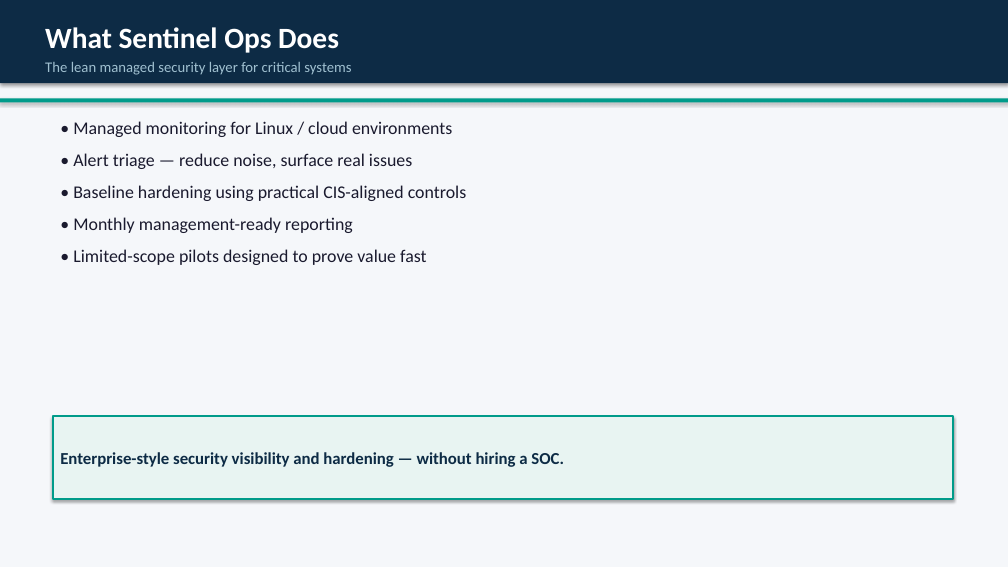
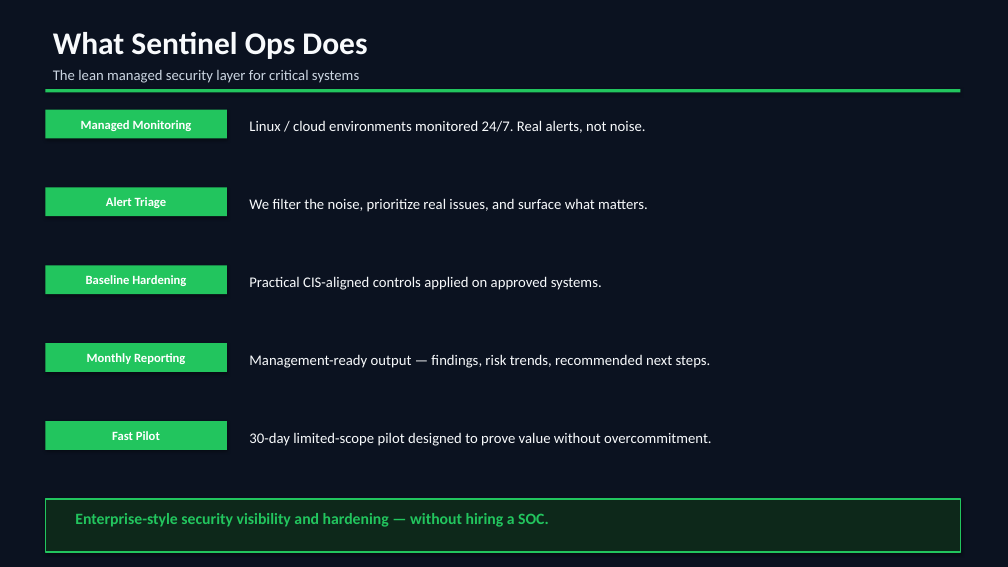
Before and after one commit to joseph118789-max/sentinel-ops, a slide deck: slide 3 of sales/Sentinel_Ops_Sales_Deck.pptx. Drawn at 1008x567 pixels with LibreOffice and Linux fonts; fonts in the diff are those of the drawing. Boxes give left, top, right and bottom in pixels: in the first picture for what was removed or moved away, otherwise in the second. Text is boxed around its words. In the diff, an @@ line names an element or a change of style, - is before the commit and + after.

Commit message:
feat: professional dark-theme 9-slide sales deck v2

```diff
--- a/sales/Sentinel_Ops_Sales_Deck.pptx
+++ b/sales/Sentinel_Ops_Sales_Deck.pptx
@@ background #F5F7FA to #0B1220 @@
@@ rectangle removed at [0, 0, 1008, 83] @@
@@ text "What Sentinel Ops Does": place and size @@
-text "What Sentinel Ops Does" at [45, 27, 339, 53]
+text "What Sentinel Ops Does" at [53, 32, 367, 59]
@@ text "What Sentinel Ops Does" at [53, 32, 367, 59]: size 28 to 30 pt, text colour #FFFFFF to #F8FAFC @@
@@ text "The lean managed security layer ...": place and size @@
-text "The lean managed security layer ..." at [45, 62, 351, 75]
+text "The lean managed security layer ..." at [53, 69, 359, 83]
@@ text "The lean managed security layer ..." at [53, 69, 359, 83]: text colour #A0C0D0 to #CBD5E1 @@
@@ rectangle: place and size @@
-rectangle at [0, 98, 1008, 103]
+rectangle at [45, 89, 960, 92]
@@ rectangle at [45, 89, 960, 92]: fill #009B8A to #22C55E @@
@@ rectangle added at [45, 110, 227, 138], fill #22C55E, 12 pt, text #FFFFFF, bold @@
+Managed Monitoring
@@ text at [249, 120, 646, 133]: text changed; size 17 to 14 pt; text colour #1A1A2E to #F8FAFC @@
-• Managed monitoring for Linux / cloud environments
-• Alert triage — reduce noise, surface real issues
-• Baseline hardening using practical CIS-aligned controls
-• Monthly management-ready reporting
-• Limited-scope pilots designed to prove value fast
+Linux / cloud environments monitored 24/7. Real alerts, not noise.
@@ rectangle added at [45, 188, 227, 216], fill #22C55E, 12 pt, text #FFFFFF, bold @@
+Alert Triage
@@ text added at [249, 198, 648, 212], 14 pt, text #F8FAFC @@
+We filter the noise, prioritize real issues, and surface what matters.
@@ rectangle added at [45, 265, 227, 294], fill #22C55E, 12 pt, text #FFFFFF, bold @@
+Baseline Hardening
@@ text added at [249, 276, 602, 290], 14 pt, text #F8FAFC @@
+Practical CIS-aligned controls applied on approved systems.
@@ rectangle added at [45, 343, 227, 372], fill #22C55E, 12 pt, text #FFFFFF, bold @@
+Monthly Reporting
@@ text added at [249, 354, 711, 368], 14 pt, text #F8FAFC @@
+Management-ready output — findings, risk trends, recommended next steps.
@@ rectangle added at [45, 421, 227, 450], fill #22C55E, 12 pt, text #FFFFFF, bold @@
+Fast Pilot
@@ text added at [249, 432, 712, 446], 14 pt, text #F8FAFC @@
+30-day limited-scope pilot designed to prove value without overcommitment.
@@ rectangle added at [45, 499, 960, 552], fill #0D281A, outline #22C55E 1.5 pt @@
@@ text "Enterprise-style security visibility and hardening ...": place and size @@
-text "Enterprise-style security visibility and hardening ..." at [53, 416, 953, 499]
+text "Enterprise-style security visibility and hardening ..." at [75, 513, 549, 527]
@@ text "Enterprise-style security visibility and hardening ..." at [75, 513, 549, 527]: size 16 to 15 pt, text colour #0D2B45 to #22C55E; vertical alignment middle to top; fill #E8F4F2 to none; outline #009B8A 1.5 pt to none; shadow off @@
```
Also in this commit, not shown: 7 other slides changed, 1 slide added, 1 slide removed.
